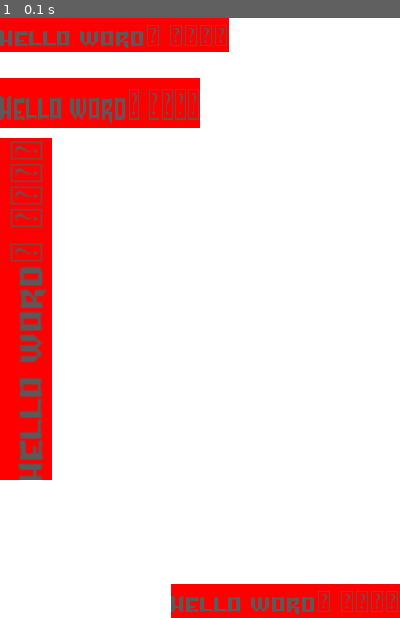
Above: before the commit, frame 1.
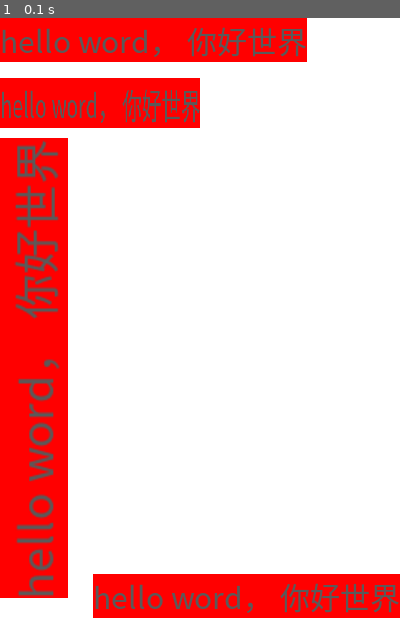
Above: after the commit, the same moment.

Repository: davidli006/pygame_learn
Game: pygame game, started from day-01/show_text.py
Two runs of this game, one before a commit and one after it. Both use one fixed random seed, a clock stepped at 60 frames per second and the inputs below.
Inputs:
- Up to frame 1 (0.1 s): no input

The runs differ from the first frame. In frame 1, 17% of the frame differs, in the area x 0-100%, y 0-100%.

Commit message:
finished

Diff:
--- a/day-01/show_text.py
+++ b/day-01/show_text.py
@@ -14,7 +14,7 @@
 # =============显示文字==============
 # 1. 创建字体对象
 ## Font(字体文件路径， 字号)
-font = pygame.font.Font("../files/font/turok.ttf", 30)
+font = pygame.font.Font("../files/font/simkai.ttf", 30)
 
 # 2. 创建文字对象
 ## render(文字内容， True, 字体颜色， 背景颜色)
--- /dev/null
+++ b/day-02/click.py
@@ -0,0 +1,62 @@
+"""
+@DATE: 2023/4/24
+@Author  : ld
+"""
+import pygame
+
+WIDTH = 400
+HEIGHT = 600
+
+pygame.init()
+
+window = pygame.display.set_mode((WIDTH, HEIGHT))
+pygame.display.set_caption("点击事件")
+window.fill((255, 255, 255))
+
+font = pygame.font.Font("../files/font/simkai.ttf", 30)
+
+# 1. 确定按钮
+bx1, by1, bw1, bh1 = 30, 100, 100, 50
+pygame.draw.rect(window, (0, 255, 0), (bx1, by1, bw1, bh1))
+text1 = font.render("确定", True, (255, 255, 255))
+w, h = text1.get_size()
+tx1 = bx1 + (bw1-w)/2
+ty1 = by1 + (bh1-h)/2
+window.blit(text1, (tx1, ty1))
+
+# 2. 取消按钮
+bx2, by2, bw2, bh2 = 30, 200, 100, 50
+pygame.draw.rect(window, (255, 0, 0), (bx2, by2, bw2, bh2))
+text2 = font.render("取消", True, (255, 255, 255))
+w, h = text1.get_size()
+tx2 = bx2 + (bw2-w)/2
+ty2 = by2 + (bh2-h)/2
+window.blit(text2, (tx2, ty2))
+
+
+pygame.display.flip()
+flg = True
+while flg:
+    for event in pygame.event.get():
+        if event.type == pygame.QUIT:
+            flg = False
+
+        if event.type == pygame.MOUSEBUTTONDOWN:
+            mx, my = event.pos
+            if bx1 <= mx <= bx1+bw1 and by1<= my <= by1+bh1:
+                pygame.draw.rect(window, (200, 200, 200), (bx1, by1, bw1, bh1))
+                window.blit(text1, (tx1, ty1))
+
+                print("确定")
+            elif bx2 <= mx <= bx2+bw2 and by2<= my <= by2+bh2:
+                pygame.draw.rect(window, (200, 200, 200), (bx2, by2, bw2, bh2))
+                window.blit(text2, (tx2, ty2))
+                print("取消")
+
+        if event.type == pygame.MOUSEBUTTONUP:
+            pygame.draw.rect(window, (0, 255, 0), (bx1, by1, bw1, bh1))
+            window.blit(text1, (tx1, ty1))
+            pygame.draw.rect(window, (255, 0, 0), (bx2, by2, bw2, bh2))
+            window.blit(text2, (tx2, ty2))
+
+        pygame.display.update()
--- /dev/null
+++ b/day-02/draw.py
@@ -0,0 +1,48 @@
+"""
+@DATE: 2023/4/24
+@Author  : ld
+"""
+import pygame
+
+
+# 变量
+win_width = 400
+win_height = 600
+cir_R = 25
+
+pygame.init()
+
+window = pygame.display.set_mode((win_width, win_height))
+pygame.display.set_caption("事件")
+window.fill((255, 255, 255))
+# 1. 显示一个静态的球
+x, y = 50, 50
+ball = pygame.draw.circle(window, (255, 0, 0), (x, y), cir_R)
+
+
+
+pygame.display.flip()
+
+print(ball)
+
+flag = True
+num = 1
+x_speed = 1
+y_speed = 1
+while flag:
+    num += 1
+    if num % 3000 == 0:
+        pygame.draw.circle(window, (255, 255, 255), (x, y), 25)
+        x, y = x + x_speed, y + y_speed
+        if x < cir_R or x > win_width - cir_R:
+            x_speed = -x_speed
+        if y < cir_R or y > win_height - cir_R:
+            y_speed = -y_speed
+        pygame.draw.circle(window, (255, 0, 0), (x, y), 25)
+
+        pygame.display.update()
+
+
+    for event in pygame.event.get():
+        if event.type == pygame.QUIT:
+            flag = False
--- a/day-02/event.py
+++ b/day-02/event.py
@@ -4,25 +4,37 @@
 """
 import pygame
 
+WIN_WIDTH = 400
+WIN_HEIGHT = 600
 
 pygame.init()
 
+window = pygame.display.set_mode((WIN_WIDTH, WIN_HEIGHT))
+pygame.display.set_caption("事件")
+window.fill((255, 255, 255))
+pygame.display.flip()
 
-window = pygame.display.set_mode((400, 600))
-pygame.display.set_caption("事件")
-
-window.fill((255, 255, 255))
+font = pygame.font.Font("../files/font/simkai.ttf", 30)
 
 
+flag = True
+x_, y_ = 0, 0
+x_text = 0
+while flag:
+    for event in pygame.event.get():
+        if event.type == pygame.QUIT:  # 退出
+            flag = False
+        elif event.type == pygame.MOUSEBUTTONDOWN:
+            x_, y_ = event.pos
+            pygame.draw.circle(window, (255, 0,  0), (x_, y_), 25)
+        elif event.type == pygame.MOUSEBUTTONUP:
+            pygame.draw.circle(window, (255, 255,255), (x_, y_), 25)
+
+        elif event.type == pygame.KEYDOWN:
+            text = chr(event.key)
+            tx = font.render(text, True, (255, 0, 0))
+            window.blit(tx, (x_text, 0))
+            x_text += 15
 
 
-
-pygame.display.flip()
-
-flag = True
-while flag:
-
-    for event in pygame.event.get():
-
-        if event.type == pygame.QUIT:
-            flag = False
+        pygame.display.update()
Binary file removed: files/font/turok.ttf
Not shown, added: files/font/simkai.ttf
